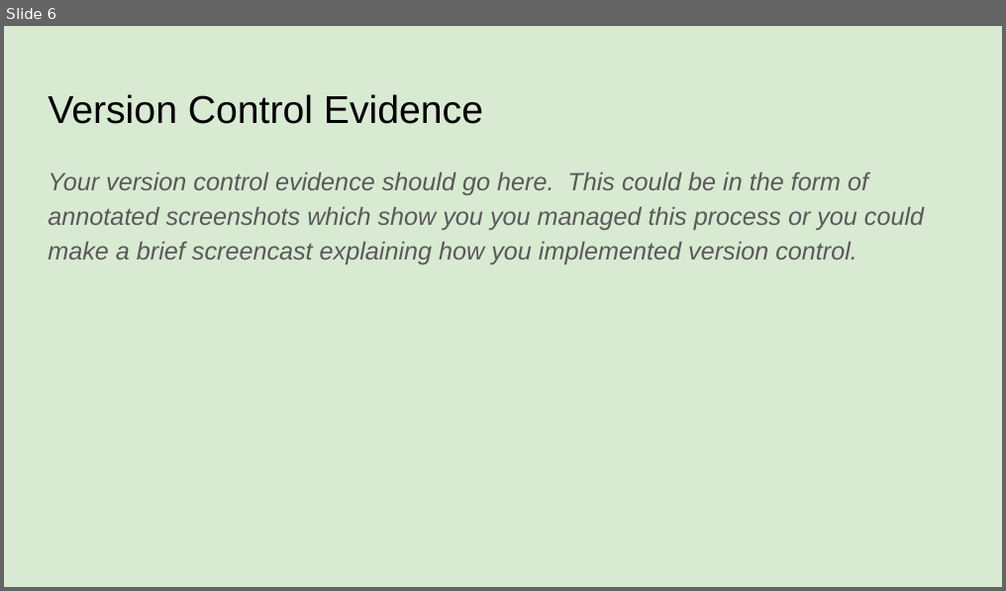
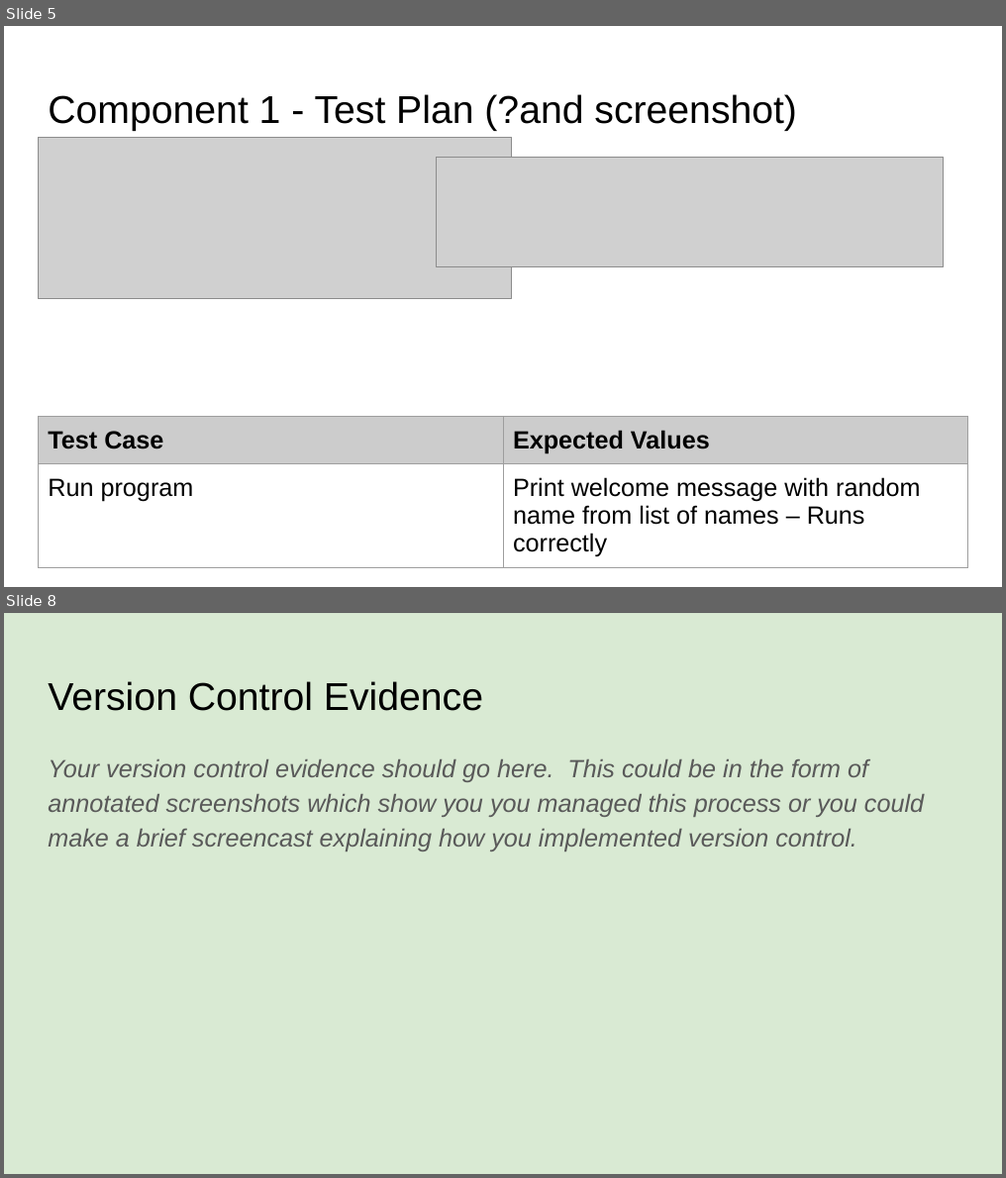
Before and after one commit to Luka-Timtam/Pizza-Bot, a slide deck: 022_91893+_+91897+Documentation.pptx. Shown one above the other, each under a label of ours: slide 6 before the commit, slides 5 and 8 after it; the slides between them are not shown. The pictures are 1006x591 and 1006x1178 pixels, drawn with LibreOffice and Linux fonts; fonts in the diff are those of the drawing; grey boxes stand for pictures. Boxes give left, top, right and bottom in pixels: in the first picture for what was removed or moved away, otherwise in the second. Text is boxed around its words. In the diff, an @@ line names an element or a change of style, - is before the commit and + after.

```diff
--- a/022_91893+_+91897+Documentation.pptx
+++ b/022_91893+_+91897+Documentation.pptx
@@ slide 5 added at box(4, 26, 1002, 587), background #FFFFFF @@
@@ title added at box(48, 94, 797, 131), 28 pt, text #000000 @@
+Component 1 - Test Plan (?and screenshot)
@@ picture added at box(38, 137, 512, 298) @@
@@ picture added at box(436, 157, 944, 268) @@
@@ table added at box(38, 416, 968, 575), 2 rows, 2 columns @@
+Test Case | Expected Values
+Run program | Print welcome message with random name from list of names – Runs correctly
@@ what was slide 6 is now slide 8 @@
```
Also in this commit, not shown: 2 slides changed, 1 other slide added, 2 other files.
